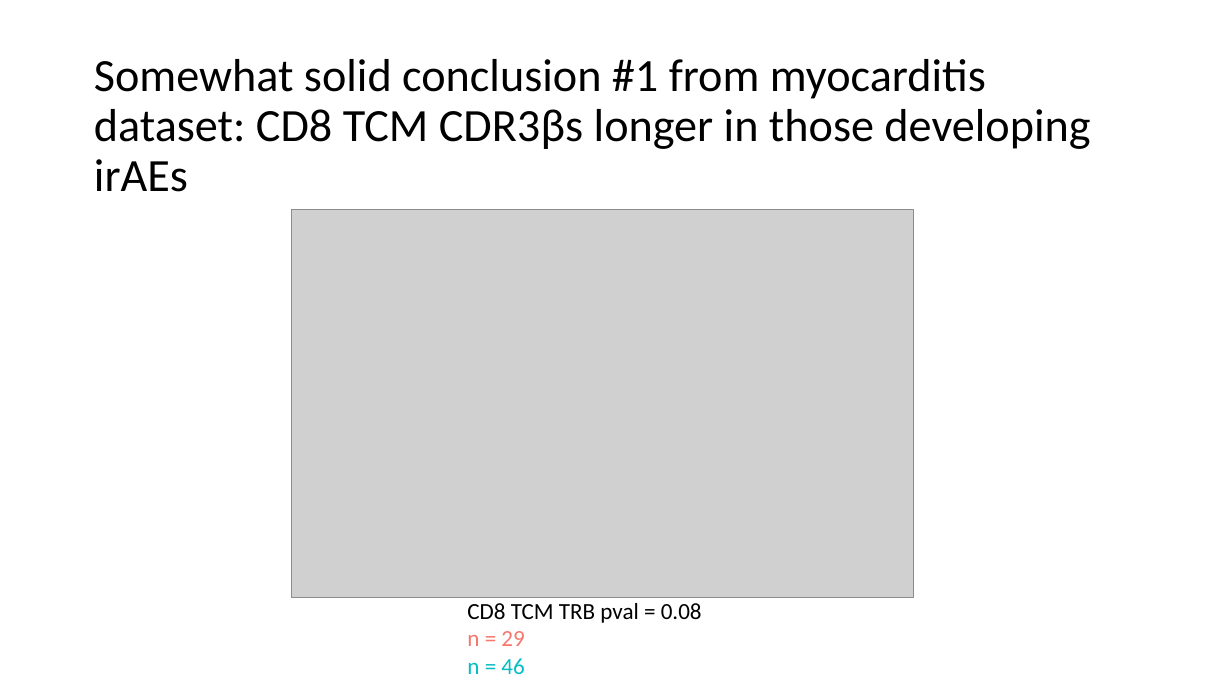
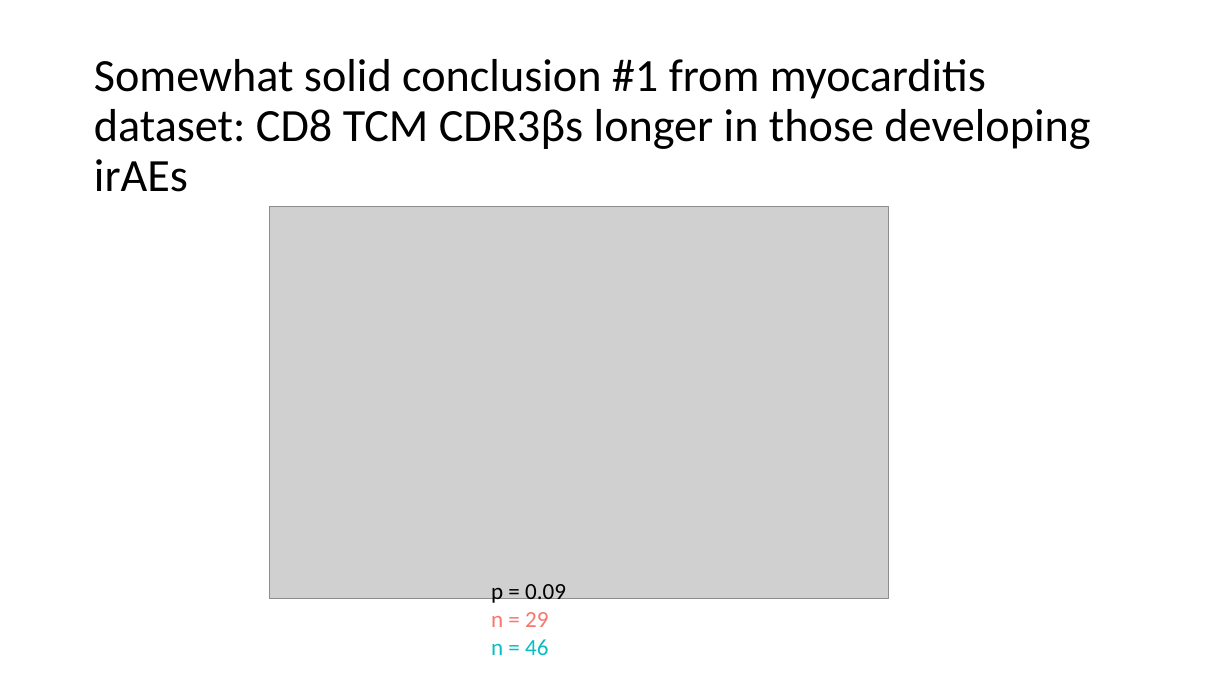
Before and after one commit to tybottorff/bottorffdocs, a slide deck: slide 6 of linsley_postdoc/presentations/weekly_meetings/12_7_23.pptx (slide 7 before the commit). Drawn at 1232x693 pixels with LibreOffice and Linux fonts; fonts in the diff are those of the drawing; grey boxes stand for pictures. Boxes give left, top, right and bottom in pixels: in the first picture for what was removed or moved away, otherwise in the second. Text is boxed around its words. In the diff, an @@ line names an element or a change of style, - is before the commit and + after.

```diff
--- a/linsley_postdoc/presentations/weekly_meetings/12_7_23.pptx
+++ b/linsley_postdoc/presentations/weekly_meetings/12_7_23.pptx
@@ picture: place and size @@
-picture at <box>292,210,913,598</box>
+picture at <box>270,207,888,599</box>
@@ text "p = 0.09": place and size @@
-text "p = 0.09" at <box>467,603,702,674</box>
+text "p = 0.09" at <box>491,584,566,655</box>
@@ text at <box>491,584,566,606</box>: text changed @@
-CD8 TCM TRB pval = 0.08
+p = 0.09
```
Also in this commit, not shown: 5 other slides changed, 2 slides added, 2 slides removed, 2 other files.
